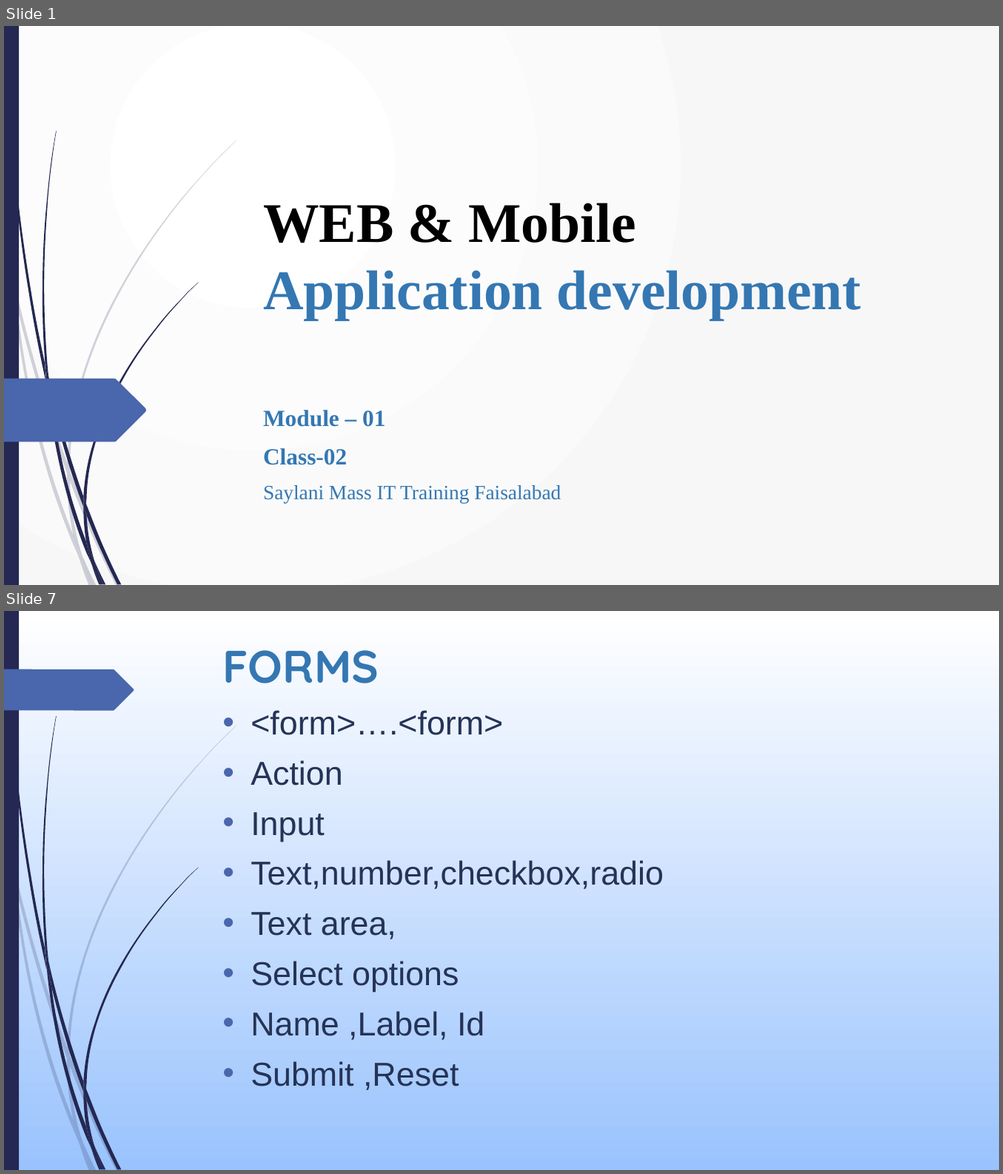
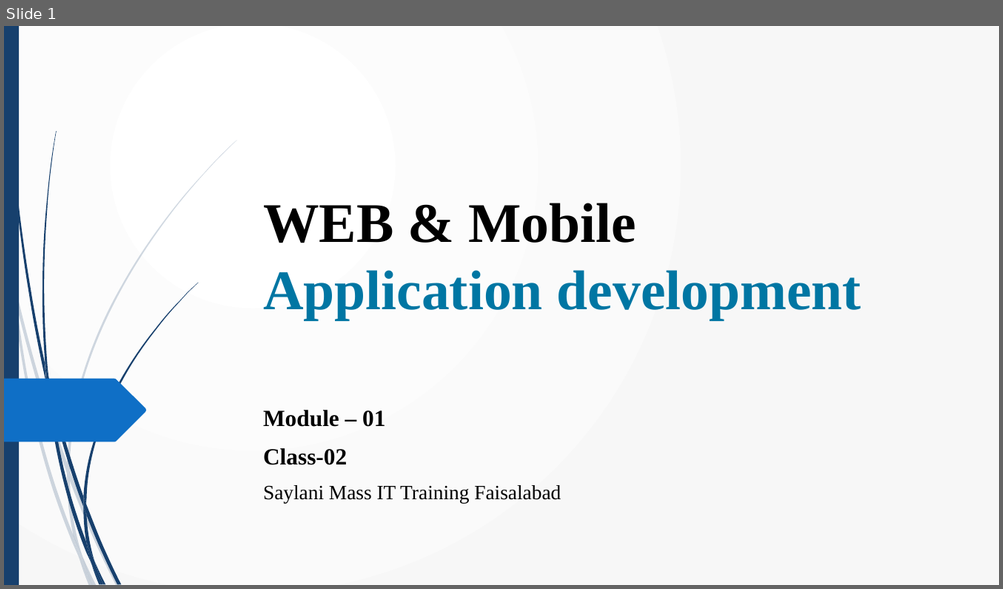
Before and after one commit to umairazmat/SMIT-WMA-6-A, a slide deck: Presentations/HTML Class 02.pptx. Shown one above the other, each under a label of ours: slides 1 and 7 before the commit, slide 1 after it; the slides between them are not shown. The pictures are 1003x1174 and 1003x589 pixels, drawn with LibreOffice and Linux fonts; fonts in the diff are those of the drawing. Boxes give left, top, right and bottom in pixels: in the first picture for what was removed or moved away, otherwise in the second. Text is boxed around its words. In the diff, an @@ line names an element or a change of style, - is before the commit and + after.

Commit message:
class 04

```diff
--- a/Presentations/HTML Class 02.pptx
+++ b/Presentations/HTML Class 02.pptx
@@ slide 7 removed at (4, 611, 999, 1170), background gradient #FFFFFF to #9BC3FE; not listed: 23 template elements that a slide beside it also shows @@
@@ title removed at (223, 650, 378, 684) @@
-FORMS
@@ freeform shape removed at (4, 669, 134, 710) @@
@@ text removed at (250, 710, 663, 1091) @@
-• <form>….<form>
-• Action
-• Input
-• Text,number,checkbox,radio
-• Text area,
-• Select options
-• Name ,Label, Id
-• Submit ,Reset
@@ slide 1 changed as well @@
@@ title "WEB & Mobile Application development" at (263, 203, 861, 321): text colour #3477B2 to #0076A3 in "Application development" @@
@@ fill #242852 to #17406D in 13 elements at (6, 26, 46, 385), (48, 378, 83, 507), (86, 504, 121, 585), (46, 382, 91, 565), (95, 562, 106, 585), (45, 361, 52, 403), (83, 283, 198, 504), (91, 565, 101, 585), (83, 507, 94, 562), (83, 497, 86, 515), (86, 542, 103, 585), (4, 26, 19, 585), (42, 131, 57, 378) @@
@@ freeform shape at (4, 379, 147, 443): fill #4A66AC to #0F6FC6 @@
@@ subtitle "Module – 01" at (263, 410, 560, 503): text colour #3477B2 to #000000 @@
@@ fill #242852 at 20% opacity to #17406D at 20% opacity in 10 elements at (4, 236, 12, 287), (14, 284, 68, 473), (70, 471, 119, 585), (82, 557, 96, 585), (12, 287, 79, 559), (67, 473, 82, 557), (68, 140, 237, 471), (79, 559, 93, 585), (67, 463, 70, 481), (74, 536, 93, 585) @@
```
Also in this commit, not shown: 1 other slide changed, 6 slides added, 4 other slides removed, 10 other files.
